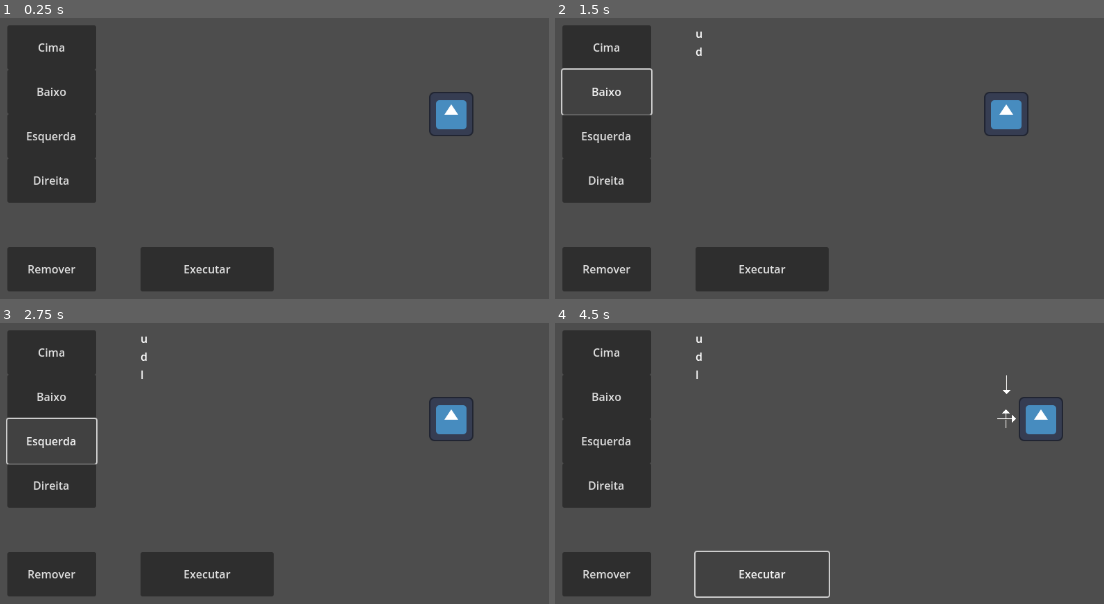
Above: before the commit, frames 1-4 (two rows, left to right).
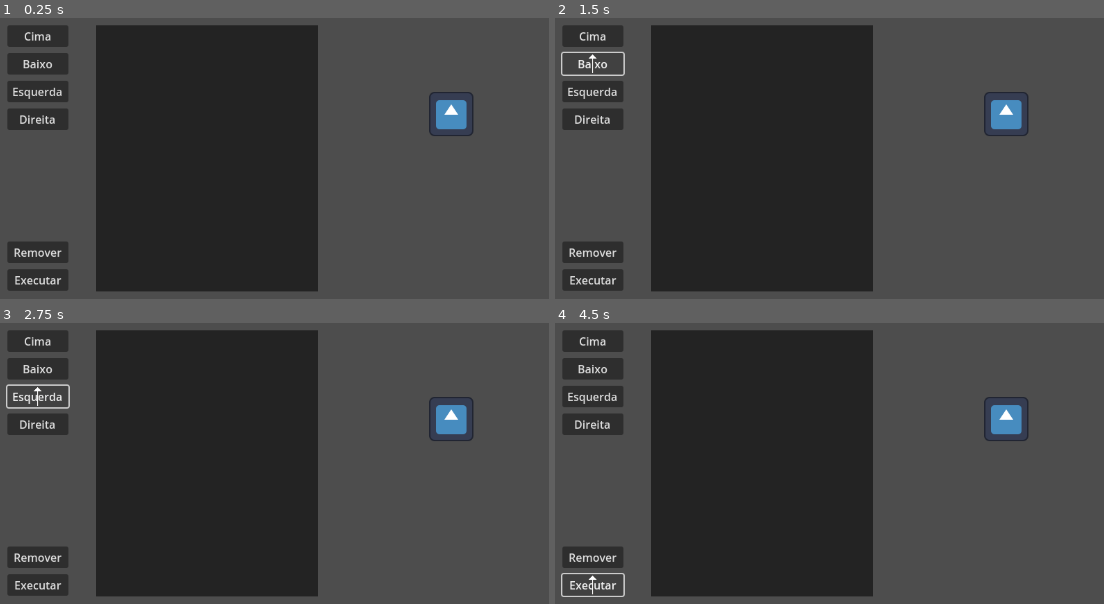
Above: after the commit, the same moments.

Repository: EaMS1234/ext6
Game: Godot game, scene res://scenes/movimento_teste.tscn
Two runs of this game, one before a commit and one after it. Both use one fixed random seed, a clock stepped at 60 frames per second and the inputs below. The project has no main scene, so this scene is started directly. The engine's default icon, where the game draws it, is replaced by a stand-in: a white triangle on a blue panel in a dark square.
Inputs:
- Up to frame 1 (0.25 s): no input
- Up to frame 2 (1.5 s): click "Cima" at 0.5 s; click "Baixo" at 1.25 s
- Up to frame 3 (2.75 s): click "Esquerda" at 2 s
- Up to frame 4 (4.5 s): click "Direita" at 2.75 s; click "Remover" at 3.5 s; click "Executar" at 4.25 s

The runs differ from the first frame. In frame 1, 43% of the frame differs, in the area x 1-58%, y 2-98%; in frame 2, 42%; in frame 3, 42%; in frame 4, 49%, in the area x 1-93%, y 2-98%.

Commit message:
Implementada a inserção de bloquinhos

Diff:
--- /dev/null
+++ b/src/scenes/bloco_comando.tscn
@@ -0,0 +1,25 @@
+[gd_scene load_steps=4 format=3 uid="uid://csr3twhyhbsd4"]
+
+[ext_resource type="Script" uid="uid://c8udno25c2ujv" path="res://scripts/comando.gd" id="1_c6wkf"]
+[ext_resource type="Texture2D" uid="uid://bjj2kommt4s53" path="res://assets/sprites/arrow.png" id="2_m3ybp"]
+
+[sub_resource type="RectangleShape2D" id="RectangleShape2D_c6wkf"]
+size = Vector2(48, 48)
+
+[node name="Bloco" type="StaticBody2D" groups=["bloco_comando"]]
+script = ExtResource("1_c6wkf")
+
+[node name="ColorRect" type="ColorRect" parent="."]
+visible = false
+offset_right = 48.0
+offset_bottom = 48.0
+color = Color(1, 1, 1, 0.14901961)
+
+[node name="Seta" type="Sprite2D" parent="."]
+position = Vector2(24, 24)
+texture = ExtResource("2_m3ybp")
+
+[node name="CollisionShape2D" type="CollisionShape2D" parent="."]
+visible = false
+position = Vector2(24, 24)
+shape = SubResource("RectangleShape2D_c6wkf")
--- a/src/scenes/blocos.tscn
+++ b/src/scenes/blocos.tscn
@@ -15,62 +15,73 @@
 layout_mode = 0
 offset_left = 64.0
 offset_top = 64.0
-offset_right = 192.0
-offset_bottom = 128.0
+offset_right = 152.0
+offset_bottom = 95.0
 text = "Cima"
 
 [node name="Baixo" type="Button" parent="."]
 layout_mode = 0
 offset_left = 64.0
-offset_top = 128.0
-offset_right = 192.0
-offset_bottom = 192.0
+offset_top = 104.0
+offset_right = 152.0
+offset_bottom = 135.0
 text = "Baixo"
 
 [node name="Esquerda" type="Button" parent="."]
 layout_mode = 0
 offset_left = 64.0
-offset_top = 192.0
-offset_right = 192.0
-offset_bottom = 256.0
+offset_top = 144.0
+offset_right = 152.0
+offset_bottom = 175.0
 text = "Esquerda
 "
 
 [node name="Direita" type="Button" parent="."]
 layout_mode = 0
 offset_left = 64.0
-offset_top = 256.0
-offset_right = 192.0
-offset_bottom = 320.0
+offset_top = 184.0
+offset_right = 152.0
+offset_bottom = 215.0
 text = "Direita"
 
 [node name="Remover" type="Button" parent="."]
 layout_mode = 0
 offset_left = 64.0
-offset_top = 384.0
-offset_right = 192.0
-offset_bottom = 448.0
+offset_top = 376.0
+offset_right = 152.0
+offset_bottom = 407.0
 text = "Remover"
 
 [node name="Executar" type="Button" parent="."]
 layout_mode = 0
-offset_left = 256.0
-offset_top = 384.0
-offset_right = 448.0
-offset_bottom = 448.0
+offset_left = 64.0
+offset_top = 416.0
+offset_right = 152.0
+offset_bottom = 447.0
 text = "Executar"
 
 [node name="Label" type="Label" parent="."]
+visible = false
 layout_mode = 1
 anchors_preset = -1
-offset_left = 256.0
+offset_left = 160.0
 offset_top = 64.0
-offset_right = 448.0
-offset_bottom = 320.0
+offset_right = 256.0
+offset_bottom = 295.0
 
-[connection signal="pressed" from="Cima" to="." method="_on_cima_pressed"]
-[connection signal="pressed" from="Baixo" to="." method="_on_baixo_pressed"]
-[connection signal="pressed" from="Esquerda" to="." method="_on_esquerda_pressed"]
-[connection signal="pressed" from="Direita" to="." method="_on_direita_pressed"]
+[node name="InputList" type="ColorRect" parent="."]
+layout_mode = 0
+offset_left = 192.0
+offset_top = 64.0
+offset_right = 512.0
+offset_bottom = 448.0
+color = Color(0.13803378, 0.13803375, 0.13803375, 1)
+
+[connection signal="button_down" from="Cima" to="." method="_on_cima_button_down"]
+[connection signal="button_down" from="Baixo" to="." method="_on_baixo_button_down"]
+[connection signal="button_down" from="Esquerda" to="." method="_on_esquerda_button_down"]
+[connection signal="button_down" from="Direita" to="." method="_on_direita_button_down"]
 [connection signal="pressed" from="Remover" to="." method="_on_remover_pressed"]
 [connection signal="pressed" from="Executar" to="." method="_on_executar_pressed"]
+[connection signal="mouse_entered" from="InputList" to="." method="_on_input_list_mouse_entered"]
+[connection signal="mouse_exited" from="InputList" to="." method="_on_input_list_mouse_exited"]
--- a/src/scripts/blocos.gd
+++ b/src/scripts/blocos.gd
@@ -3,21 +3,116 @@
 signal executar()
 signal mover(dir)
 
+
+# Assets a serem carregados na memória
+var bloco_comando = load("res://scenes/bloco_comando.tscn")
+
+
+# Número de blocos de código por linha
+@export var max_blocos_linha = 5
+
+# Posição do próximo comando no visor da lista
+var linha = 0
+var coluna = 0
+
+# Lista de comandos a serem executados em ordem
 var comandos = []
 
+# O modo do mouse define se o jogador está segurando um bloco ou não.
+var modo = false
+
+# Adiciona um bloco temporário à cena e define o modo do mouse. Blocos
+# temporários são "fantasmas" que são arrastados pelo mouse.
 func add_elemento(acao):
-	comandos.append(acao)
-	atualizar_label()
+	if not modo:
+		# Adiciona um bloco temporário
+		var bloco_temp = StaticBody2D.new()
+		bloco_temp.add_to_group("bloco_temporario")
+		bloco_temp.add_child(Sprite2D.new())
+		self.add_child(bloco_temp)
 
+		# Escolhe a sprite do bloco
+		bloco_temp.get_child(0).texture = load("res://assets/sprites/arrow.png")
+		match acao:
+			"l":
+				bloco_temp.get_child(0).flip_h = true
+
+			"u":
+				bloco_temp.rotation_degrees = 270
+
+			"d":
+				bloco_temp.rotation_degrees = 90
+
+		# Define o tipo do bloco
+		bloco_temp.set_meta("tipo", acao)
+
+		modo = true
+
+# Remove um comando da lista
 func rm_elemento():
+	if get_tree().get_node_count_in_group("bloco_comando") != 0:
+		get_tree().get_nodes_in_group("bloco_comando")[-1].queue_free()
+
+		if coluna == 0 and linha >= 1:
+			coluna = 4
+			linha -= 1
+
+		elif coluna >= 1:
+			coluna -= 1
+
 	comandos.pop_back()
-	atualizar_label()
 
-func atualizar_label():
-	$Label.text = ""
-	for cmd in comandos:
-		$Label.text += (cmd + "\n")
 
+# Função principal
+func _process(_delta: float) -> void:
+	if modo:
+		# Posiciona o ícone do bloco em baixo do mouse
+		var mouse = get_viewport().get_mouse_position()
+		for bloco in get_tree().get_nodes_in_group("bloco_temporario"):
+			bloco.position = mouse
+
+		# Se o mouse for solto
+		if Input.is_action_just_released("mouse_release"):
+			if modo and mouse_dentro:
+
+				comandos.append(get_tree().get_nodes_in_group("bloco_temporario")[0].get_meta("tipo"))
+
+				var bloco = bloco_comando.instantiate()
+				$InputList.add_child(bloco)
+				bloco.tipo = comandos[-1]
+
+				bloco.position.x = 8 + coluna * 64
+				bloco.position.y = 8 + linha * 64
+
+				if coluna == max_blocos_linha - 1:
+					linha += 1
+					coluna = 0
+
+				else:
+					coluna += 1
+
+				print("linha: ", linha)
+				print("coluna: ", coluna)
+
+			get_tree().call_group("bloco_temporario", "queue_free")
+			modo = false
+
+
+# Os métodos abaixo invocam a criação do bloco quando o botão é acionado
+func _on_cima_button_down() -> void:
+	add_elemento("u")
+
+func _on_esquerda_button_down() -> void:
+	add_elemento("l")
+
+func _on_direita_button_down() -> void:
+	add_elemento("r")
+
+func _on_baixo_button_down() -> void:
+	add_elemento("d")
+
+
+# Funcionalidade dos botões "remover" e "executar"
 func _on_executar_pressed() -> void:
 	executar.emit()
 
@@ -28,14 +123,12 @@
 func _on_remover_pressed() -> void:
 	rm_elemento()
 
-func _on_cima_pressed() -> void:
-	add_elemento("u")
 
-func _on_baixo_pressed() -> void:
-	add_elemento("d")
+# Os métodos e atributos abaixo verificam se o mouse está na área correta
+var mouse_dentro = false
 
-func _on_esquerda_pressed() -> void:
-	add_elemento("l")
+func _on_input_list_mouse_entered() -> void:
+	mouse_dentro = true
 
-func _on_direita_pressed() -> void:
-	add_elemento("r")
+func _on_input_list_mouse_exited() -> void:
+	mouse_dentro = false
--- /dev/null
+++ b/src/scripts/comando.gd
@@ -0,0 +1,23 @@
+extends StaticBody2D
+
+@export var tipo = "r"
+
+func _draw() -> void:
+	match tipo:
+		"l":
+			$Seta.flip_h = true
+
+		"u":
+			$Seta.rotation_degrees = 270
+
+		"d":
+			$Seta.rotation_degrees = 90
+
+
+
+func _on_color_rect_mouse_entered() -> void:
+	pass # Replace with function body.
+
+
+func _on_color_rect_mouse_exited() -> void:
+	pass # Replace with function body.
--- a/src/scripts/movimento_teste.gd
+++ b/src/scripts/movimento_teste.gd
@@ -16,11 +16,11 @@
 
 	match dir:
 		"l":
-			$CharacterBody2D.move_local_x(50)
+			novo.flip_h = true
+			$CharacterBody2D.move_local_x(-50)
 
 		"r":
-			novo.flip_h = true
-			$CharacterBody2D.move_local_x(-50)
+			$CharacterBody2D.move_local_x(50)
 
 		"d":
 			novo.rotation_degrees = 90
Not shown, added: src/scripts/comando.gd.uid
